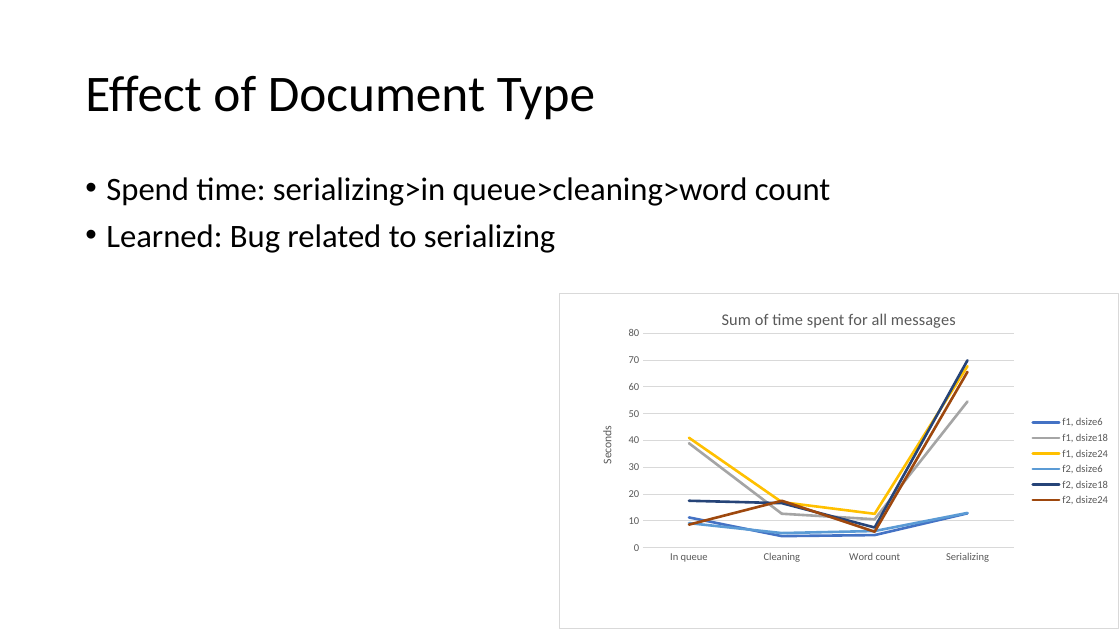
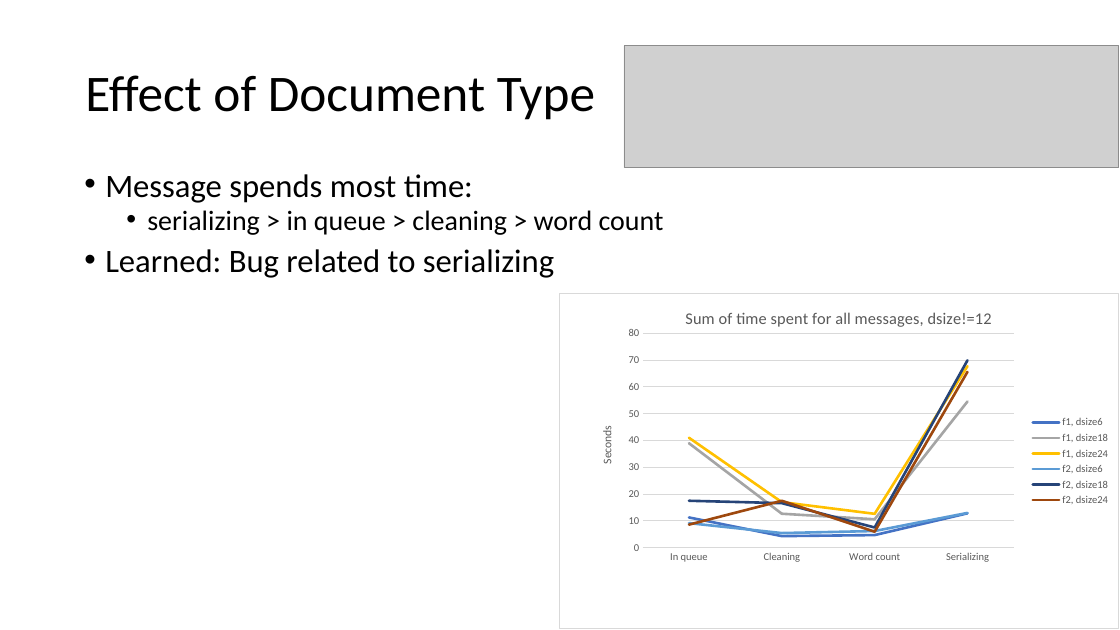
Before and after one commit to jonasIshoejNielsen/semester2_computerSystemPerformance, a slide deck: slide 6 of Deliverables/outline-presentation.pptx (slide 7 before the commit). Drawn at 1120x630 pixels with LibreOffice and Linux fonts; fonts in the diff are those of the drawing; grey boxes stand for pictures. Boxes give left, top, right and bottom in pixels: in the first picture for what was removed or moved away, otherwise in the second. Text is boxed around its words. In the diff, an @@ line names an element or a change of style, - is before the commit and + after.

Commit message:
fixed only clean on anchor tag

```diff
--- a/Deliverables/outline-presentation.pptx
+++ b/Deliverables/outline-presentation.pptx
@@ picture added at bbox=[624, 46, 1119, 168] @@
@@ text at bbox=[105, 174, 664, 235]: text changed; size 28 to 24 pt @@
-• Spend time: serializing>in queue>cleaning>word count
+• Message spends most time:
+  • serializing > in queue > cleaning > word count
@@ text at bbox=[105, 249, 554, 278]: line spacing 0.9 to 0.8 @@
@@ line chart at bbox=[559, 293, 1119, 629] @@
@@ title "Sum of time spent for all messages " to "Sum of time spent for all messages, dsize!=12 " @@
```
Also in this commit, not shown: 3 other slides changed, 1 slide removed, 1 other file.
